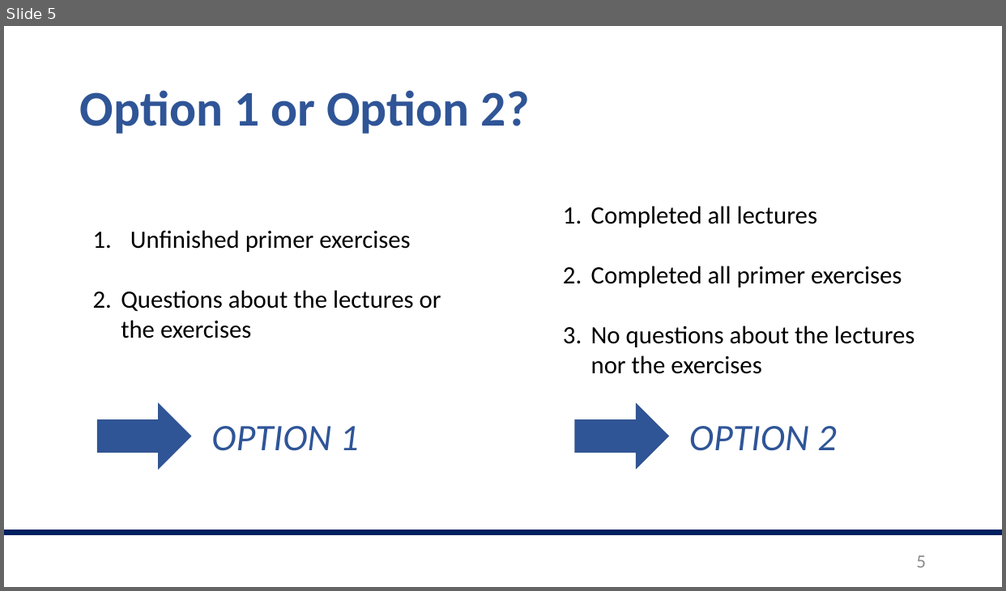
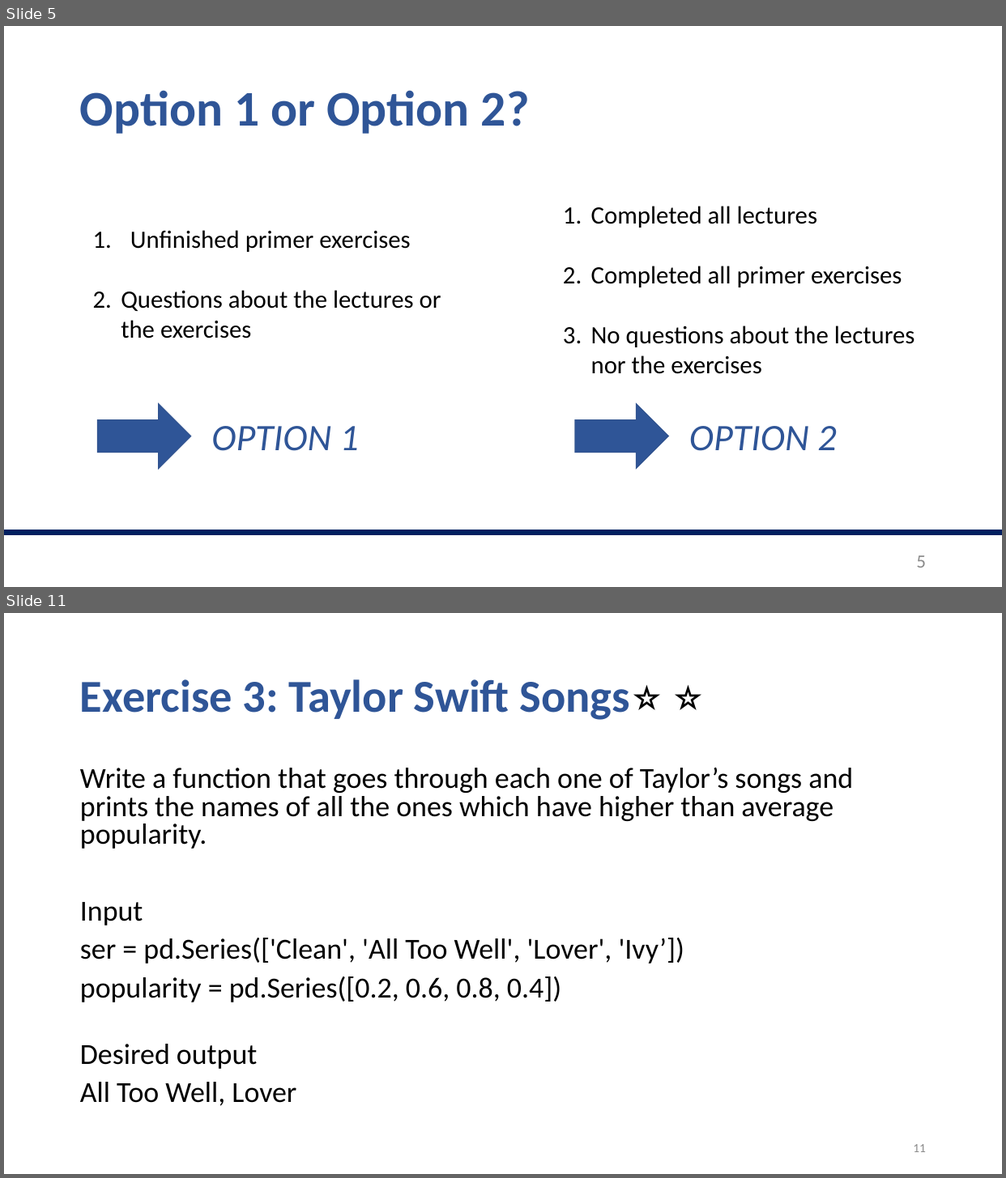
Before and after one commit to valegiunchiglia/2022-Module3-ImperialCollege, a slide deck: Day1/Day1.pptx. Shown one above the other, each under a label of ours: slide 5 before the commit, slides 5 and 11 after it; the slides between them are not shown. The pictures are 1006x591 and 1006x1178 pixels, drawn with LibreOffice and Linux fonts; fonts in the diff are those of the drawing. Boxes give left, top, right and bottom in pixels: in the first picture for what was removed or moved away, otherwise in the second. Text is boxed around its words. In the diff, an @@ line names an element or a change of style, - is before the commit and + after.

Commit message:
added exercises Day 1

```diff
--- a/Day1/Day1.pptx
+++ b/Day1/Day1.pptx
@@ slide 11 added at bbox=[4, 613, 1002, 1174], background #FFFFFF @@
@@ title added at bbox=[80, 679, 631, 720], 44 pt, text #2F5597, bold @@
+Exercise 3: Taylor Swift Songs⭐️ ⭐️
@@ text added at bbox=[80, 767, 853, 1106], 28 pt, text #000000 @@
+Write a function that goes through each one of Taylor’s songs and prints the names of all the ones which have higher than average popularity.
+Input
+ser = pd.Series(['Clean', 'All Too Well', 'Lover', 'Ivy’])
+popularity = pd.Series([0.2, 0.6, 0.8, 0.4])
+Desired output
+All Too Well, Lover
@@ page number added at bbox=[913, 1144, 926, 1152], 12 pt, text #8C8C8C @@
+11
```
Also in this commit, not shown: 2 slides changed, 14 other slides added, 2 other files.
